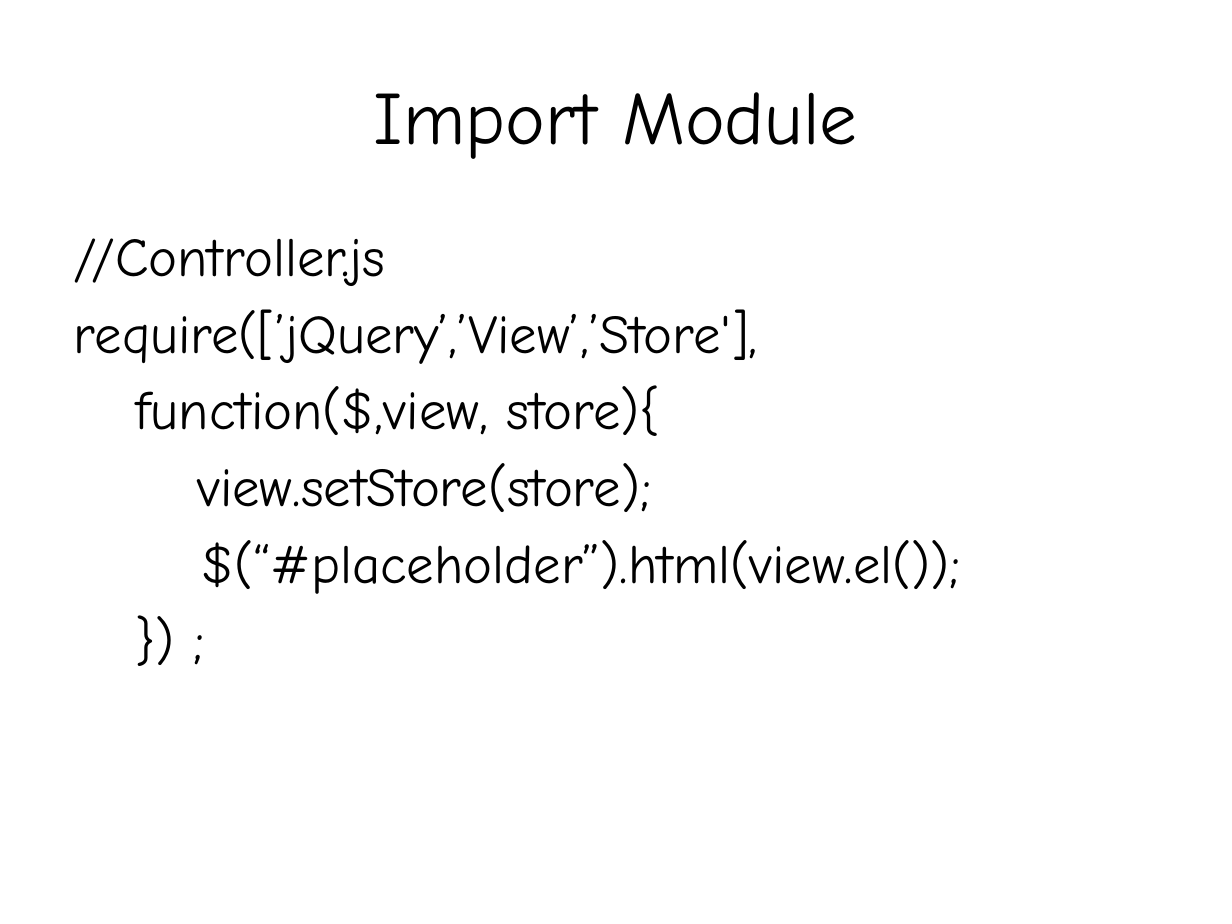
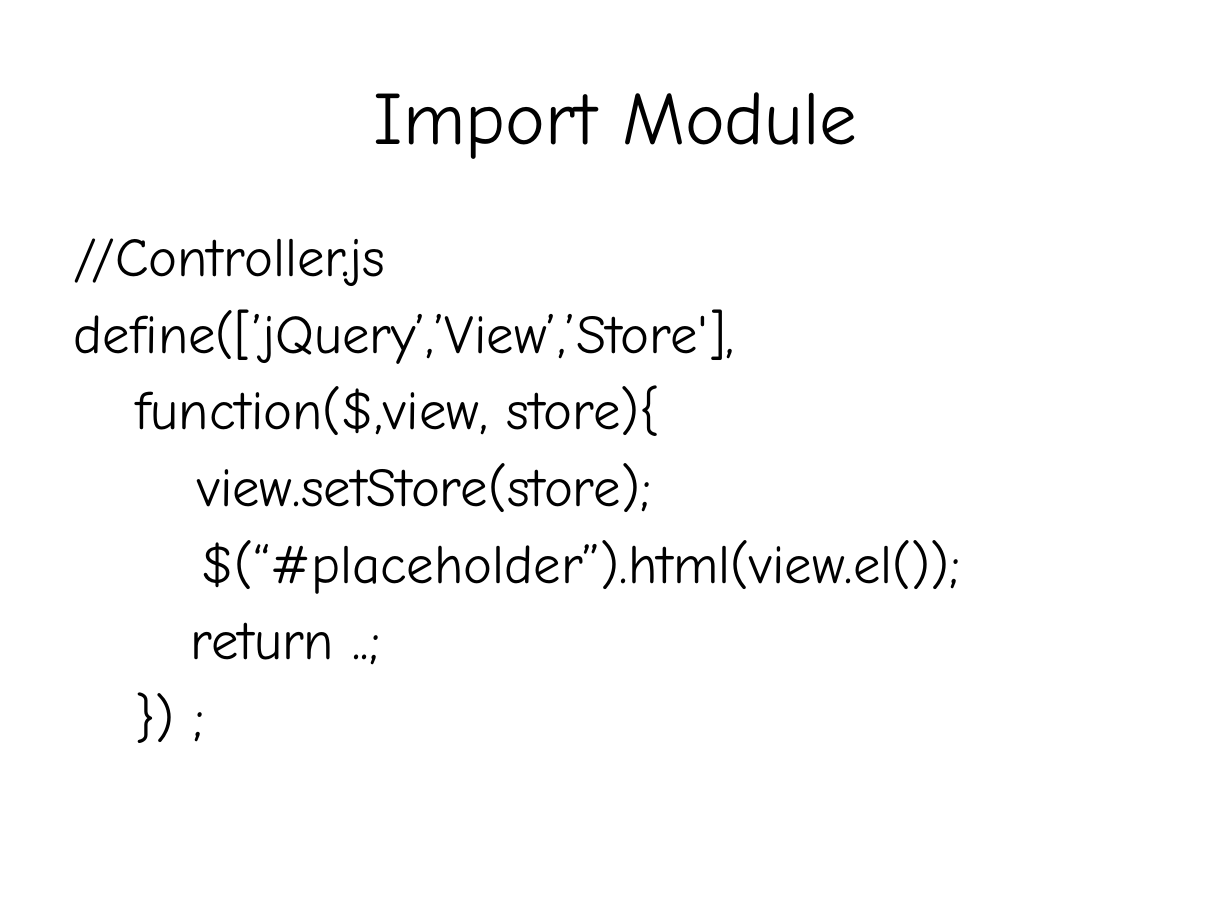
Before and after one commit to rohitghatol/SinglePageApplication, a slide deck: slide 42 of Building Single Page Applications.pptx (slide 39 before the commit). Drawn at 1232x924 pixels with LibreOffice and Linux fonts; fonts in the diff are those of the drawing. Boxes give left, top, right and bottom in pixels: in the first picture for what was removed or moved away, otherwise in the second. Text is boxed around its words. In the diff, an @@ line names an element or a change of style, - is before the commit and + after.

```diff
--- a/Building Single Page Applications.pptx
+++ b/Building Single Page Applications.pptx
@@ text at [74, 309, 735, 364]: text changed @@
-require([’jQuery’,’View’,’Store'],
+define([’jQuery’,’View’,’Store'],
@@ text at [190, 622, 334, 660]: paragraph added @@
+return ..;
```
Also in this commit, not shown: 2 other slides changed, 4 slides added.
